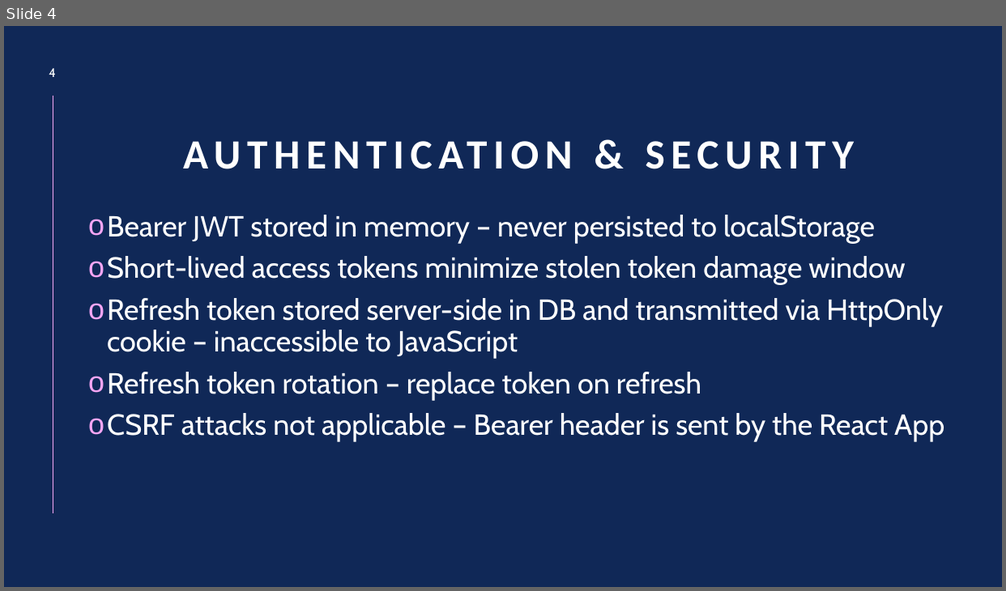
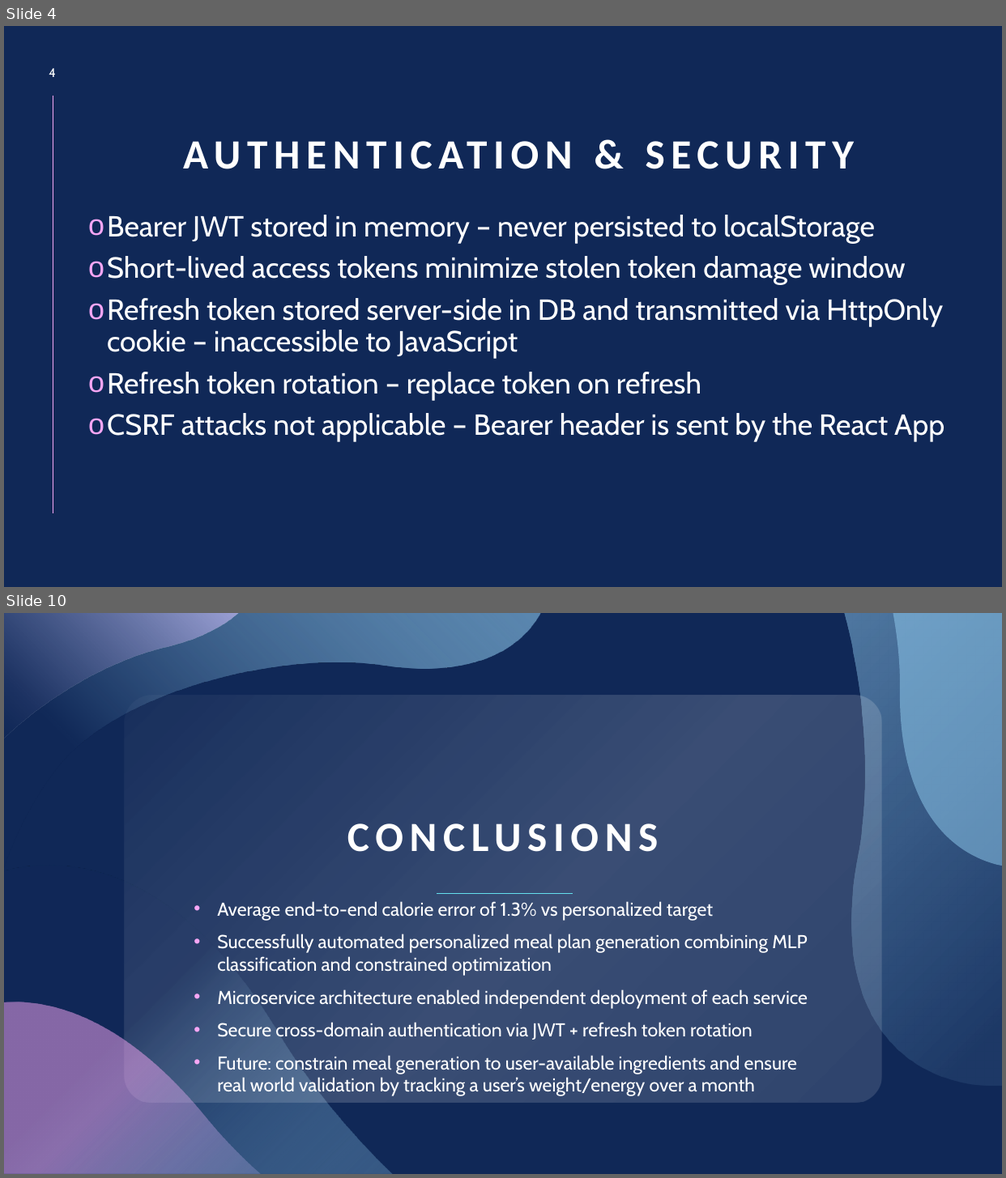
Before and after one commit to TaviEz/FitTrackWithMLP, a slide deck: Documentation/Prezentare Disertatie.pptx. Shown one above the other, each under a label of ours: slide 4 before the commit, slides 4 and 10 after it; the slides between them are not shown. The pictures are 1006x591 and 1006x1178 pixels, drawn with LibreOffice and Linux fonts; fonts in the diff are those of the drawing. Boxes give left, top, right and bottom in pixels: in the first picture for what was removed or moved away, otherwise in the second. Text is boxed around its words. In the diff, an @@ line names an element or a change of style, - is before the commit and + after.

```diff
--- a/Documentation/Prezentare Disertatie.pptx
+++ b/Documentation/Prezentare Disertatie.pptx
@@ slide 10 added at [4, 613, 1002, 1174], background #102857 @@
@@ freeform shape added at [4, 613, 541, 867], fill gradient #92CDF0 to #102857 @@
@@ freeform shape added at [4, 613, 238, 738], fill gradient #C3B9F2 to #102857 @@
@@ freeform shape added at [845, 613, 1002, 1085], fill gradient #92CDF0 @@
@@ freeform shape added at [893, 613, 1002, 866], fill #92CDF0 at 51% opacity @@
@@ rounded rectangle added at [125, 696, 881, 1102], fill gradient #FFFFFF @@
@@ title added at [347, 824, 658, 852], 40 pt, text #FFFFFF, bold @@
+CONCLUSIONS
@@ freeform shape added at [4, 865, 393, 1174], fill gradient #102857 to #92CDF0 @@
@@ subtitle added at [217, 901, 808, 1097], 18 pt, text #FFFFFF @@
+• Average end-to-end calorie error of 1.3% vs personalized target
+• Successfully automated personalized meal plan generation combining MLP classification and constrained optimization
+• Microservice architecture enabled independent deployment of each service
+• Secure cross-domain authentication via JWT + refresh token rotation
+• Future: constrain meal generation to user-available ingredients and ensure real world validation by tracking a user’s weight/energy over a month
@@ line added from (572, 894) to (437, 894), #64DFED 0.5 pt @@
@@ freeform shape added at [4, 1003, 260, 1174], fill gradient #F6A6F4 to #C3B9F2 @@
```
Also in this commit, not shown: 4 slides changed, 4 other slides added, 3 slides removed.
